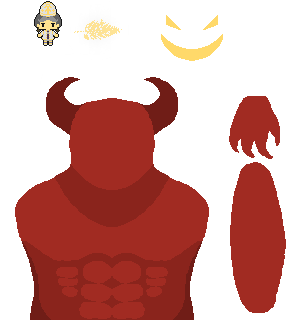
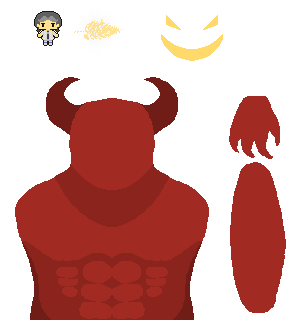
Comparing the layer stacks of the two (288, 320) images. Changes:
painted on "Background" over (x1=39, y1=1, x2=57, y2=27)
